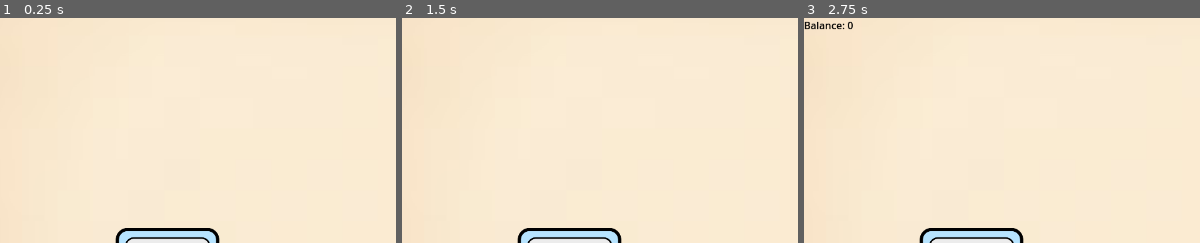
Above: before the commit, frames 1-3 (left to right).
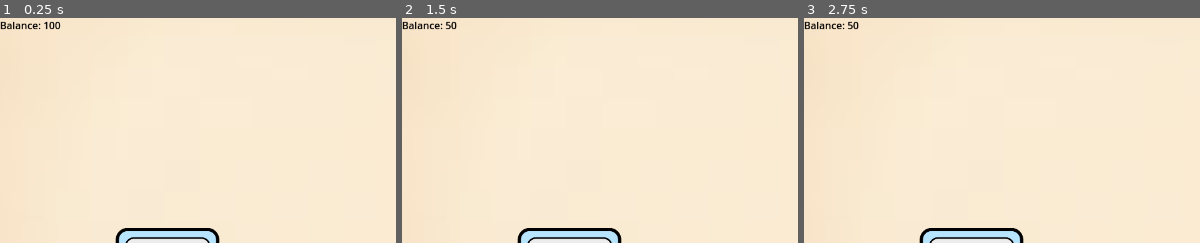
Above: after the commit, the same moments.

Repository: dkajo/supply-chain-game
Game: Godot game, scene res://level.tscn
Same seed, same stepped clock (60 frames per second), same inputs: the game is played once before the commit and once after it.
Inputs:
- Up to frame 1 (0.25 s): no input
- Up to frame 2 (1.5 s): click "STOP" at 0.5 s; click "Maintenance 50" at 1.25 s
- Up to frame 3 (2.75 s): click "START" at 2 s
The pictures show only the part of the screen within x 0-50%, y 0-50%; the shares and areas given below are measured in that part.

The runs differ from the first frame. In frame 1, 0.3% of the frame differs, in the area x 0-16%, y 1-6%; in frame 2, 0.3%; in frame 3, less than 0.1%.

Commit message:
Production timer moved to machine
Improves structure of the game and enables machine upgrades to improve production speed.

Diff:
--- a/level.gd
+++ b/level.gd
@@ -1,23 +1,23 @@
 extends Node2D
 
 var product_scene: PackedScene = load("res://product.tscn") # Enable products to be instantiated within this scene
-var balance: int = 0 # Score tracker
-var produced_count := 0 # Counts the number of products produced.
+var balance: int = 100 # Score tracker
 
 var rng = RandomNumberGenerator.new()
 
 func _ready():
 	rng.randomize()
+	$UI/Control/BalanceLabel.text = "Balance: %d" % balance
+
+	$Machine.produce_product.connect(_on_produce_product)
 	# Connect to the product_loaded signal in truck.gd and call method in this script
 	$Truck.product_entered.connect(_on_truck_loaded_product)
 
-# Production timer controls production and is thereby the primary game engine
-func _on_production_timer_timeout(): # Holds everything that needs to happen as a product is produced
+func _on_produce_product():
 	var product = product_scene.instantiate() # Create an instance of a product
 	product.is_defect = $Machine.roll_is_defect(rng) # Defect or not decided by machine
 
 	add_child(product) # Attach node to scene tree, adds product to level.
-	produced_count += 1 # Increment after produced product.
 
 # --- Money Helpers ---
 func can_afford(price: int) -> bool:
@@ -28,12 +28,11 @@
 	$UI/Control/BalanceLabel.text = "Balance: %d" % balance
 
 # --- Button Signals ---
-func _on_start_button_pressed() -> void:
-	$UI/Control/BalanceLabel.text = "Balance: %d" % balance
-	$ProductionTimer.start()
+func _on_start_button_pressed():
+	$Machine.start_production()
 
-func _on_stop_button_pressed() -> void:
-	$ProductionTimer.stop()
+func _on_stop_button_pressed():
+	$Machine.stop_production()
 
 func _on_maintenance_btn_pressed() -> void:
 	if can_afford($Machine.get_maintenance_cost()):
--- a/level.tscn
+++ b/level.tscn
@@ -81,9 +81,6 @@
 [node name="Truck" parent="." instance=ExtResource("6_1ainy")]
 position = Vector2(390, -45)
 
-[node name="ProductionTimer" type="Timer" parent="."]
-
 [connection signal="pressed" from="UI/Control/StartButton" to="." method="_on_start_button_pressed"]
 [connection signal="pressed" from="UI/Control/StopButton" to="." method="_on_stop_button_pressed"]
 [connection signal="pressed" from="UI/Control/MaintenanceBtn" to="." method="_on_maintenance_btn_pressed"]
-[connection signal="timeout" from="ProductionTimer" to="." method="_on_production_timer_timeout"]
--- a/machine.gd
+++ b/machine.gd
@@ -1,14 +1,16 @@
 extends Node2D
 
-# 20% chance of a product being defect.
+var produced_count := 0 # Counts the number of products produced.
+
+# Chance of a product being defect.
 @export_range (0.0, 1.0, 0.01) var defect_chance := 0.6
 
 # --- Maintenance ---
 @export var maintenance_cost := 50
 @export var maintenance_improvement := 0.5 # Improves defect chance by 50%
 
-# --- Capacity ---
-@export var capacity := 0.5 # Products per second
+# --- Production speed ---
+@export var production_speed := 3 # Seconds to produce each product
 
 # --- Getters & Setters ---
 func get_maintenance_cost() -> int:
@@ -16,6 +18,7 @@
 
 # --- Signals ---
 signal maintenance_applied()
+signal produce_product()
 
 # --- Functions ---
 func roll_is_defect (rng: RandomNumberGenerator) -> bool:
@@ -25,3 +28,17 @@
 	defect_chance *= maintenance_improvement
 	print("Defect chance: ", defect_chance)
 	emit_signal("maintenance_applied")
+
+# --- Production ---
+# Production timer controls production and is thereby the primary game engine
+func _on_production_timer_timeout(): # Holds everything that needs to happen as a product is produced
+	emit_signal("produce_product")
+	produced_count += 1 # Increment after produced product.
+	print("Prduct produced")
+
+func start_production():
+	$ProductionTimer.wait_time = production_speed
+	$ProductionTimer.start()
+
+func stop_production():
+	$ProductionTimer.stop()
--- a/machine.tscn
+++ b/machine.tscn
@@ -10,3 +10,7 @@
 position = Vector2(290, 405)
 scale = Vector2(0.418129, 0.418129)
 texture = ExtResource("1_6a4ke")
+
+[node name="ProductionTimer" type="Timer" parent="."]
+
+[connection signal="timeout" from="ProductionTimer" to="." method="_on_production_timer_timeout"]
